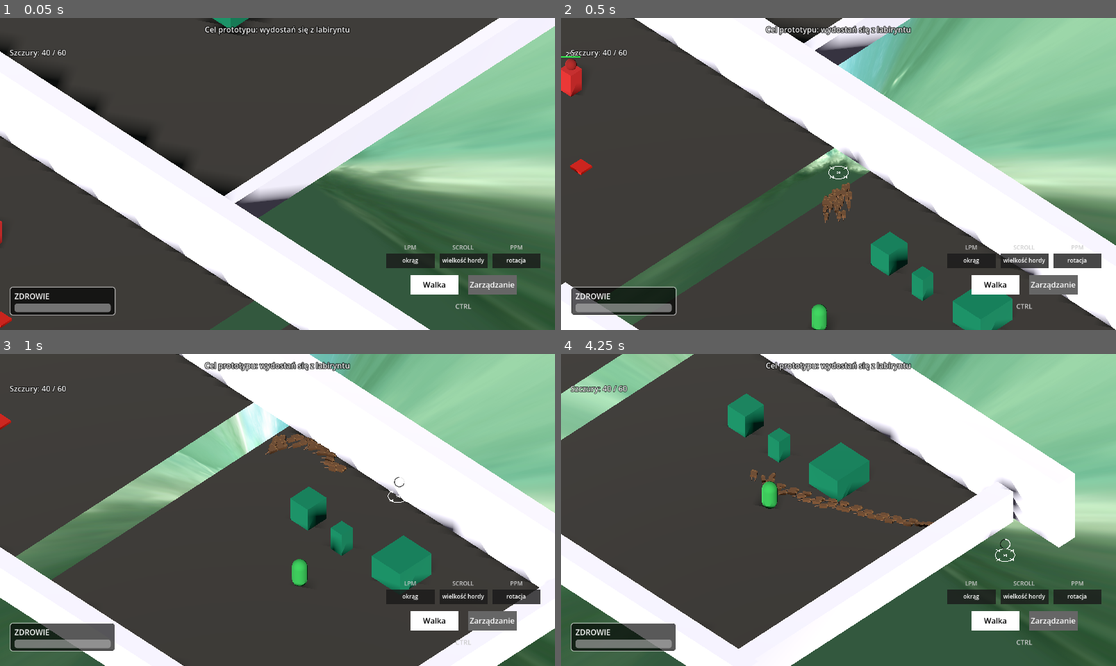
Above: before the commit, frames 1-4 (two rows, left to right).
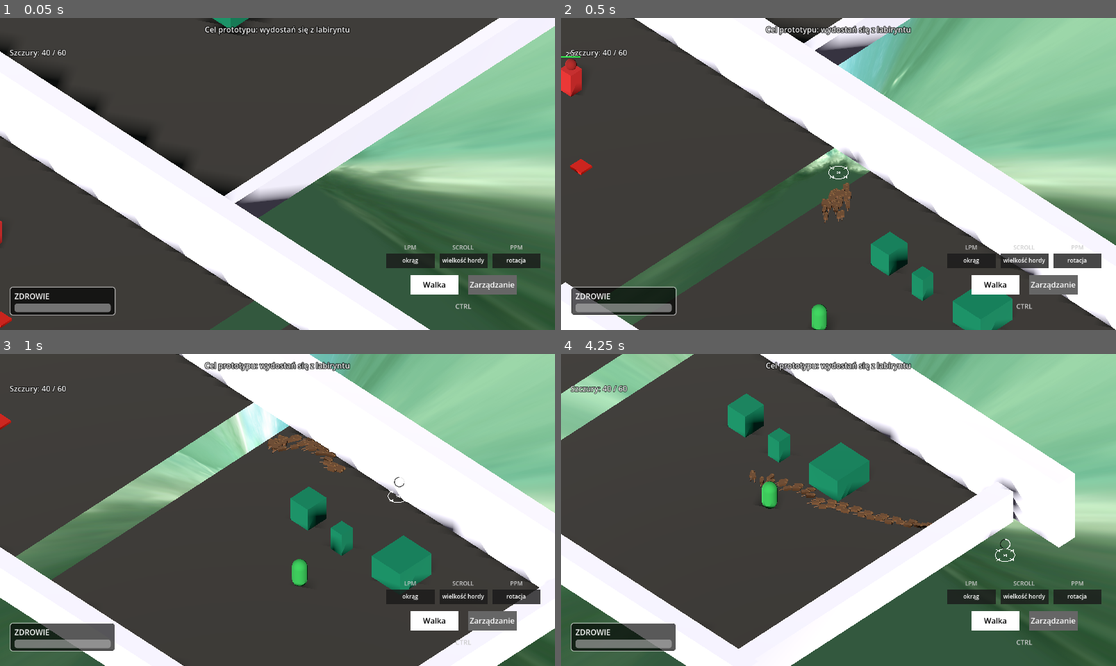
Above: after the commit, the same moments.

Repository: VirtuaIL/ZTGK-Prototyp
Game: Godot game, scene res://scenes/main.tscn
The game is run twice, just before and just after one commit, with the same random seed, the same clock (stepped at 60 frames per second) and the same inputs.
Inputs (mouse positions are in pixels of both pictures, inside the frame that each line leads up to):
- Up to frame 1 (0.05 s): no input
- Up to frame 2 (0.5 s): no input
- Up to frame 3 (1 s): tap Enter at 0.5 s; move the mouse to (399, 494) at 0.52 s; hold D (move_right) from 0.53 s (still down); hold Space (recall_rats) from 0.53 s (still down); click (399, 494) at 0.67 s
- Up to frame 4 (4.25 s): release D (move_right) at 1.25 s; release Space (recall_rats) at 1.25 s; drag from (727, 525) to (810, 572) at 1.27 s; move the mouse to (894, 441) at 2.02 s; hold D (move_right) 2.03-2.75 s; hold Space (recall_rats) 2.03-2.75 s; drag from (810, 572) to (672, 463) at 2.77 s; move the mouse to (1005, 556) at 3.52 s; hold A (move_left) from 3.53 s (still down); hold Space (recall_rats) from 3.53 s (still down)

Frame 1 is identical in both runs. In frame 2, 0.2% of the frame differs, in the area x 46-55%, y 45-66%; in frame 3, 0.2%; in frame 4, 0.5%, in the area x 33-68%, y 36-56%.

Commit message:
budowanie osłon na podłodze

Diff:
--- a/scripts/hitscan_turret.gd
+++ b/scripts/hitscan_turret.gd
@@ -106,6 +106,10 @@
 		# Chain redirection or damage
 		if hit.collider.has_method("receive_laser"):
 			hit.collider.receive_laser(delta)
+		elif hit.collider.is_in_group("rat_structures"):
+			var manager = hit.collider.get_parent()
+			if manager and manager.has_method("receive_laser"):
+				manager.receive_laser(delta)
 		elif hit.collider.has_method("take_damage"):
 			hit.collider.take_damage(damage_per_second * delta)
 	else:
--- a/scripts/projectile.gd
+++ b/scripts/projectile.gd
@@ -28,4 +28,8 @@
 		# Hit wall, box, floor, or wall button
 		if body.has_method("on_projectile_hit"):
 			body.on_projectile_hit()
+		elif body.is_in_group("rat_structures"):
+			var manager = body.get_parent()
+			if manager and manager.has_method("on_projectile_hit"):
+				manager.on_projectile_hit()
 		queue_free()
--- a/scripts/rat_manager.gd
+++ b/scripts/rat_manager.gd
@@ -165,6 +165,12 @@
 # ── Dragging object state (RMB in BUILD) ─────────────────────────────────────
 var _rmb_dragging_object: bool = false
 
+# ── Structure Integrity ──
+@export var structure_max_integrity: float = 100.0
+var structure_integrity: float = structure_max_integrity
+@export var structure_decay_on_laser: float = 25.0 # integrity loss per second
+@export var structure_decay_on_projectile: float = 20.0 # integrity loss per hit
+
 
 func _ready() -> void:
 	add_to_group("rat_manager")
@@ -175,7 +181,8 @@
 
 	unified_shape_combiner = CSGCombiner3D.new()
 	unified_shape_combiner.use_collision = true
-	unified_shape_combiner.collision_layer = 1
+	unified_shape_combiner.collision_layer = 9
+	unified_shape_combiner.add_to_group("rat_structures")
 	add_child(unified_shape_combiner)
 	line_mesh_instance.mesh = immediate_mesh
 
@@ -800,6 +807,7 @@
 			if rat.state == rat.State.WAITING_FOR_FORMATION:
 				rat.activate_physics()
 		_form_unified_mesh()
+		structure_integrity = structure_max_integrity
 		_build_in_progress = false
 
 
@@ -824,50 +832,121 @@
 	var mat = StandardMaterial3D.new()
 	mat.albedo_color = Color(0.45, 0.30, 0.18)
 
-	var height = 0.4
 	var radius = 0.35
-	var y_offset = -0.3
 
 	var rat_positions = []
+	var rat_on_floor = []
+	var space_state = get_world_3d().direct_space_state
+
 	for rat in static_rats:
-		rat_positions.append(rat.global_position)
-
-		var cyl = CSGCylinder3D.new()
-		cyl.radius = radius
-		cyl.height = height
-		cyl.sides = 12
-		cyl.material = mat
-		unified_shape_combiner.add_child(cyl)
-		cyl.global_position = rat.global_position + Vector3(0, y_offset, 0)
+		var pos = rat.global_position
+		rat_positions.append(pos)
+
+		# Raycast downwards to check if the rat is resting on the floor
+		var query = PhysicsRayQueryParameters3D.create(pos + Vector3(0, 0.5, 0), pos + Vector3(0, -1.5, 0))
+		query.collision_mask = 1 # Floor
+		var hit = space_state.intersect_ray(query)
+		var on_floor = not hit.is_empty()
+		rat_on_floor.append(on_floor)
 
 	var connection_threshold = 1.3
 	var max_connections_per_rat = 4
-
-	for i in range(rat_positions.size()):
+	var num_rats = rat_positions.size()
+
+	# Build adjacency list for graph
+	var adj = []
+	for i in range(num_rats):
+		adj.append([])
+
+	var all_neighbors = []
+	for i in range(num_rats):
 		var pos_a = rat_positions[i]
-
 		var neighbors = []
-		for j in range(i + 1, rat_positions.size()):
+		for j in range(num_rats):
+			if i == j: continue
 			var pos_b = rat_positions[j]
 			var dist = pos_a.distance_to(pos_b)
 			if dist < connection_threshold:
 				neighbors.append({"index": j, "dist": dist})
-
 		neighbors.sort_custom(func(a, b): return a["dist"] < b["dist"])
 
+		var connected_to_i = []
 		var connections_made = 0
 		for nb in neighbors:
 			if connections_made >= max_connections_per_rat:
 				break
-
+			var j = nb["index"]
+			connected_to_i.append({"index": j, "dist": nb["dist"]})
+			adj[i].append(j)
+			connections_made += 1
+		all_neighbors.append(connected_to_i)
+
+	# Find connected components (islands of rats)
+	var component_id = []
+	for i in range(num_rats):
+		component_id.append(-1)
+
+	var current_comp = 0
+	for i in range(num_rats):
+		if component_id[i] == -1:
+			var queue = [i]
+			component_id[i] = current_comp
+			while not queue.is_empty():
+				var curr = queue.pop_front()
+				for neighbor in adj[curr]:
+					if component_id[neighbor] == -1:
+						component_id[neighbor] = current_comp
+						queue.append(neighbor)
+			current_comp += 1
+
+	# Determine if a component spans a chasm (any rat in component not on floor)
+	var component_is_bridge = []
+	for i in range(current_comp):
+		component_is_bridge.append(false)
+
+	for i in range(num_rats):
+		if not rat_on_floor[i]:
+			var cid = component_id[i]
+			component_is_bridge[cid] = true
+
+	# Generate cylinders
+	for i in range(num_rats):
+		var is_bridge = component_is_bridge[component_id[i]]
+		# Bridge: height 0.4, offset -0.3. Barricade: height 1.2, offset 0.6
+		var current_height = 0.4 if is_bridge else 1.2
+		var current_y_offset = -0.3 if is_bridge else 0.6
+
+		var cyl = CSGCylinder3D.new()
+		cyl.radius = radius
+		cyl.height = current_height
+		cyl.sides = 12
+		cyl.material = mat
+		unified_shape_combiner.add_child(cyl)
+		cyl.global_position = rat_positions[i] + Vector3(0, current_y_offset, 0)
+
+	# Generate boxes for connections
+	for i in range(num_rats):
+		var pos_a = rat_positions[i]
+		var is_bridge_a = component_is_bridge[component_id[i]]
+
+		for nb in all_neighbors[i]:
+			var j = nb["index"]
+			if i > j:
+				continue # avoid double drawing edges (undirected graph equivalent)
+
+			var pos_b = rat_positions[j]
 			var dist = nb["dist"]
-			var pos_b = rat_positions[nb["index"]]
+
+			var is_bridge_b = component_is_bridge[component_id[j]]
+			var connection_is_bridge = is_bridge_a or is_bridge_b
+			var current_height = 0.4 if connection_is_bridge else 1.2
+			var current_y_offset = -0.3 if connection_is_bridge else 0.6
 
 			var box = CSGBox3D.new()
-			box.size = Vector3(radius * 2.0, height, dist)
+			box.size = Vector3(radius * 2.0, current_height, dist)
 			var center = (pos_a + pos_b) / 2.0
 			unified_shape_combiner.add_child(box)
-			box.global_position = center + Vector3(0, y_offset, 0)
+			box.global_position = center + Vector3(0, current_y_offset, 0)
 
 			if dist > 0.001:
 				var forward = (pos_b - pos_a).normalized()
@@ -877,7 +956,6 @@
 				box.look_at_from_position(box.global_position, box.global_position + forward, up)
 
 			box.material = mat
-			connections_made += 1
 
 
 # ── Input handling ────────────────────────────────────────────────────────────
@@ -1105,6 +1183,24 @@
 			activate_orbit()
 		"rat_wave":
 			activate_wave()
+
+
+func receive_laser(delta: float) -> void:
+	if not _has_static_rats():
+		return
+	structure_integrity -= structure_decay_on_laser * delta
+	if structure_integrity <= 0:
+		recall_all_rats()
+		structure_integrity = structure_max_integrity
+
+
+func on_projectile_hit() -> void:
+	if not _has_static_rats():
+		return
+	structure_integrity -= structure_decay_on_projectile
+	if structure_integrity <= 0:
+		recall_all_rats()
+		structure_integrity = structure_max_integrity
 
 
 func recall_all_rats() -> void:
@@ -1714,6 +1810,11 @@
 func _check_carrier_arrival() -> void:
 	if grabbed_object == null or grabbed_object.get("is_surrounded"):
 		return
+
+	var carriers = grabbed_object.get("carrier_rats")
+	if carriers == null or carriers.is_empty():
+		return
+
 	var snap_dist_sq := 5.5 * 5.5
 	for r in grabbed_object.get("carrier_rats"):
 		if r == null:
